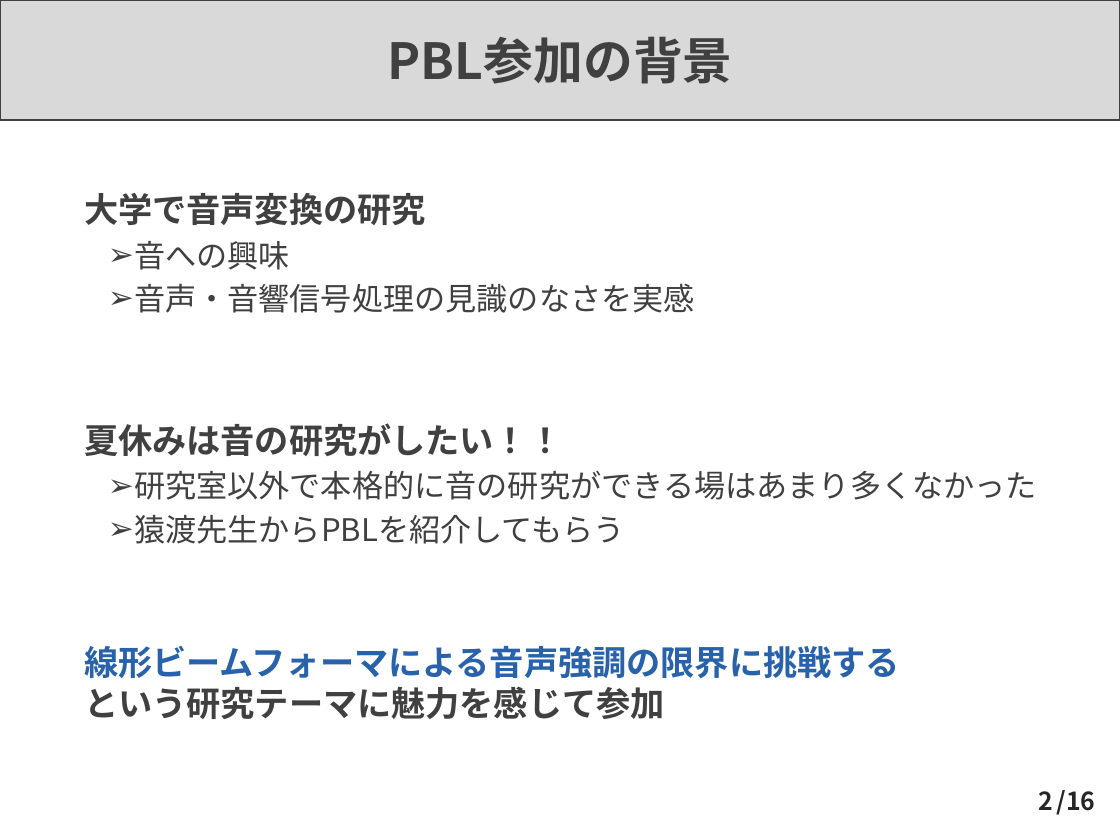
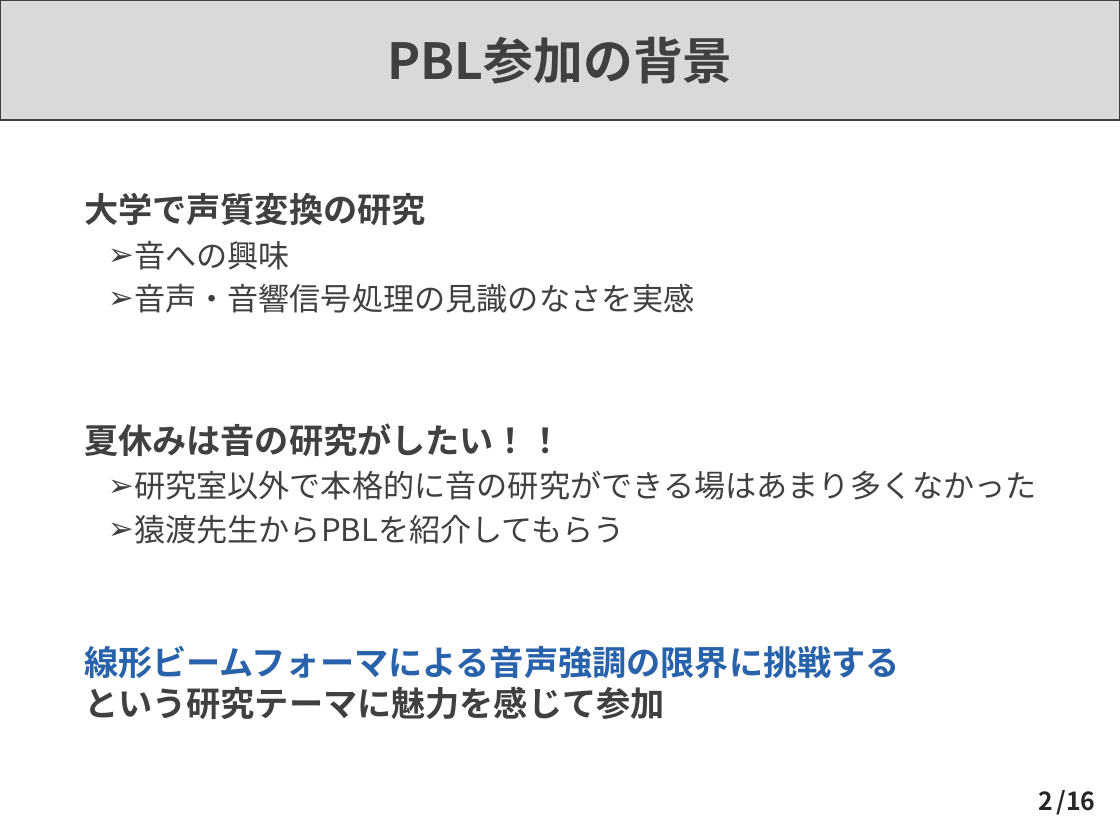
Before and after one commit to Takaaki-Saeki/Algorithms, a slide deck: slide 2 of PBL最終発表.pptx. Drawn at 1120x840 pixels with LibreOffice and Linux fonts; fonts in the diff are those of the drawing. Boxes give left, top, right and bottom in pixels: in the first picture for what was removed or moved away, otherwise in the second. Text is boxed around its words. In the diff, an @@ line names an element or a change of style, - is before the commit and + after.

```diff
--- a/PBL最終発表.pptx
+++ b/PBL最終発表.pptx
@@ text at [84,193,426,225]: text changed @@
-➢ 大学で音声変換の研究
+➢ 大学で声質変換の研究
```
Also in this commit, not shown: 4 other slides changed.
